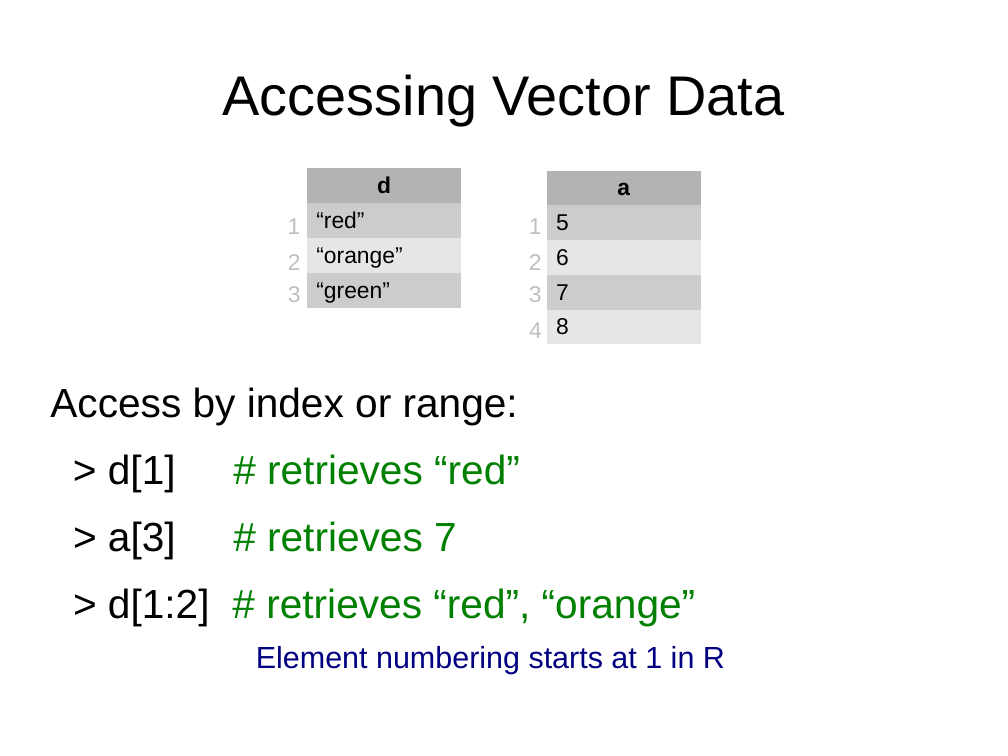
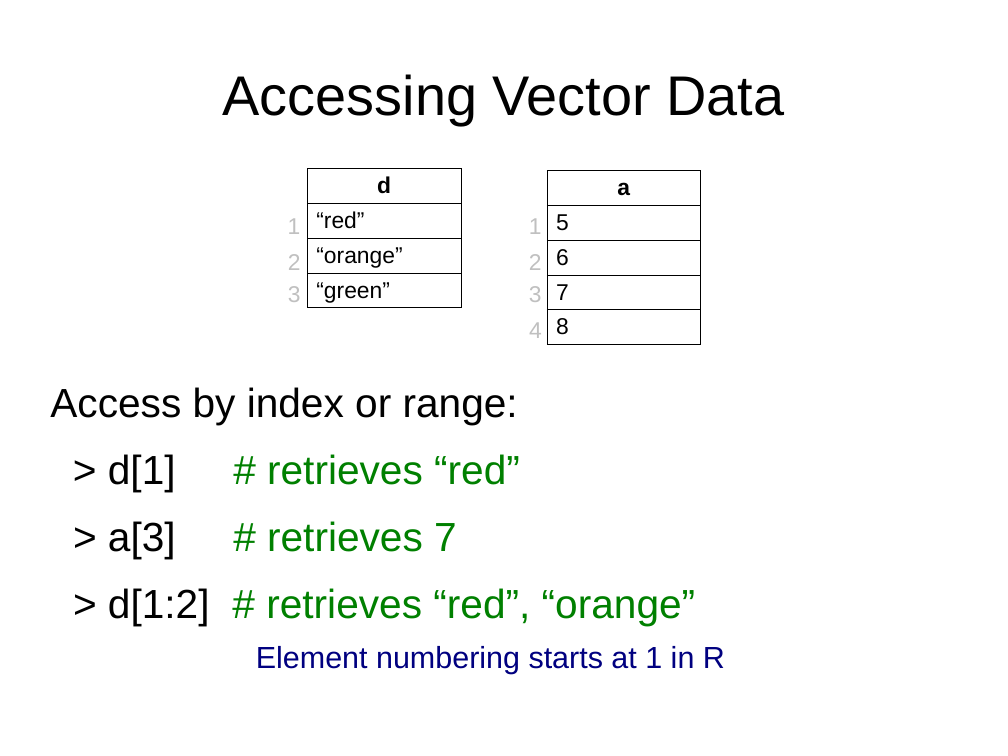
Before and after one commit to ubccr/hsws, a slide deck: slide 45 of slides/R-intro-slideset.odp (slide 40 before the commit). Drawn at 1008x756 pixels with LibreOffice and Linux fonts; fonts in the diff are those of the drawing. Boxes give left, top, right and bottom in pixels: in the first picture for what was removed or moved away, otherwise in the second. Text is boxed around its words. In the diff, an @@ line names an element or a change of style, - is before the commit and + after.

```diff
--- a/slides/R-intro-slideset.odp
+++ b/slides/R-intro-slideset.odp
@@ table at [307,168,461,308] @@
@@ fill #B3B3B3 to none in row 1, column 1 @@
@@ fill #CCCCCC to none in 2 cells @@
@@ fill #E6E6E6 to none in row 3, column 1 @@
@@ borders changed @@
@@ table at [547,171,701,346] @@
@@ fill #B3B3B3 to none in row 1, column 1 @@
@@ fill #CCCCCC to none in 2 cells @@
@@ fill #E6E6E6 to none in 2 cells @@
@@ borders changed @@
```
Also in this commit, not shown: 9 other slides changed, 5 slides added, 7 other files.
